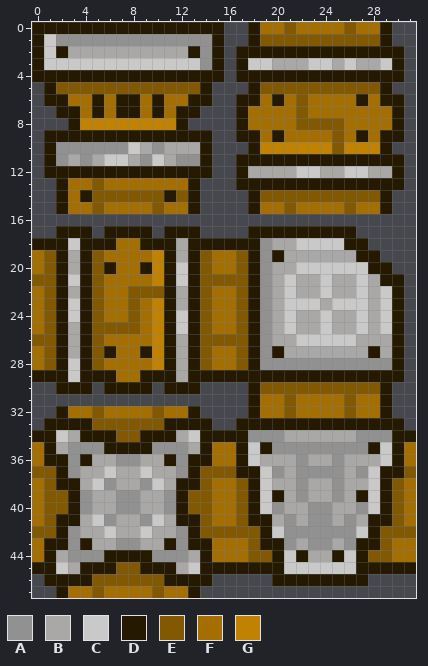
Pixel-art sprite: Assets/Tilemap/tilemap_spritesheet.png. Above: the version before the commit.
The file is 32x48 pixels.
Palette (. is transparent): A #919191  B #a9a8a7  C #c9c9c9  D #251900  E #825800  F #a46f00  G #c08200
Pixels before, first column x 0:
 0 DDDDDDDDDDDDDDDD..DFFEFFFFEFFD..
 1 DCAAAAAAAAAAAAAD..DEEEEEEEEEED..
 2 DCDBBBBBBBBBBDAD.DDDDDDDDDDDDDD.
 3 DCCCCCCCCCCCCCAD.DCCBBBCCBCBBCD.
 4 DDDDDDDDDDDDDDDD.DDDDDDDDDDDDDD.
 5 .DEEEEEEEEEEEED...DEEEEEEEEEED..
 6 .DDFFDFDDFDFFDD..DDFDFEFFFFDFDD.
 7 ..DDFDFDDFDFDD...DFFFFEFFFFFFFD.
 8 ...DGGGGGGGGD....DFFFFEEEEFFFFD.
 9 .DDDDDDDDDDDDDD..DDFDFFFFEFDFDD.
10 .DAAAAAACBABBBD...DGGGGGGEGGGD..
11 .DABABCCBACBAAD..DDDDDDDDDDDDDD.
12 .DDDDDDDDDDDDDD..DBBBBCCBBCCBBD.
13 ..DFFEFFFFFFFD...DDDDDDDDDDDDDD.
14 ..DFDEEEEEEDED....DEEEEEEEEEED..
15 ..DFFEFFFFEFFD....DFFEFFFFEFFD..
16 ................................
17 ..DDD.DDDD.DDD....DDDDDDDDD.....
18 DDDCDDDFFDDDBDDDDDDABBCCCCDD....
19 FEDBDEFFFFGDBDEFFEDADBBBBBBDD...
20 FEDBDEDFFDGDCDEFFEDABBCCCCCCDD..
21 EEDCDEFFFFGDCDEEEEDABCBBCBBCBDD.
22 FEDBDEFFEEEDBDEFFEDABCBBCBBCBCD.
23 FEDCDEFFEFGDBDEFFEDABCCCBCCCBCD.
24 FEDCDEFFEFGDCDEFFEDABCBBCBBCBCD.
25 FEDBDEEEEFGDCDEFFEDABCBBCBBCBCD.
26 EEDBDEFFFFGDBDEEEEDABBCCCCCBBBD.
27 FEDBDEDFFDGDBDEFFEDADBBBBBBBDBD.
28 FEDCDEFFFFGDBDEFFEDAAAAAAAAAAAD.
29 DDDCDDDFFDDDBDDDDDDDDDDDDDDDDDD.
30 ..DDD.DDDD.DDD....DEEEEEEEEEED..
31 ..................DFFEFFFFEFFD..
32 ..DFFEFFFFEFFD....DFFEFFFFEFFD..
33 .DDDDEEEEEEDDDD..DDDDDDDDDDDDDD.
34 DDCBDDDEEDDDBCDDDDAAABBBBBBAAADD
35 FDBAAADDDDAAABDFFDCDAAAAAAAADCDF
36 FDDADBBAABBDADDFFDCBBBABBABBBCDF
37 EEDABBCBBCBBADEEEDDCABAAAABACDDE
38 FEDDBCABBACBDDEFFEDCBBABBABBCDEF
39 FEEDABBAABBADEEFFEDCDBABBABDCDEF
40 FEEDABBAABBADEEFFEDCABBAABBACDEF
41 FEDDBCABBACBDDEFFEDDBABAABABDDEF
42 EEDABBCBBCBBADEEEEEDCAAAAAACDEEE
43 FDDADBBAABBDADDFFFEDDABAABADDEFF
44 FDBAAADDDDAAABDFFFEEDCDBBDCDEEFF
45 DDCBDDDEEDDDBCDDDDDDDCCCCCCDDDDD
46 .DDDDEEEEEEDDDD.....DDDDDDDD....
47 ..DFFEFFFFEFFD..................
And afterwards:
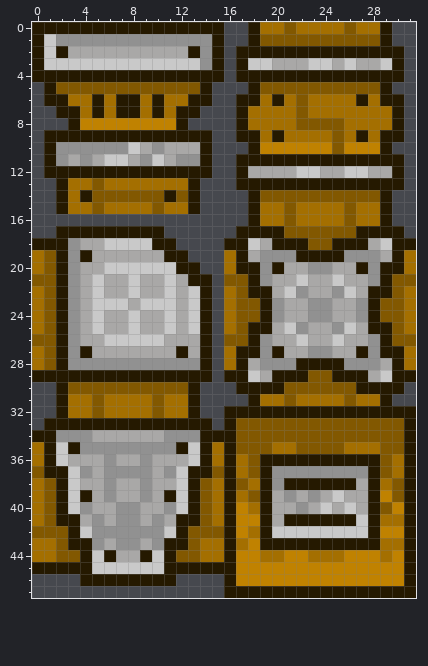
Edits made:
Changed rows in their new state; - is an unchanged pixel.
first column x 1:
16 -----------------DFFEFFFFEFFD--
17 ----D----D...---D---EEEEEEDDDD-
18 --ABBCCCC--....--CBDDDEED--BCDD
19 --A-BBBBBB-D...-DB-AADDDDAAABDF
20 --ABBCCCCCCD-..-D--D-BAABBDA-DF
21 --ABCBBCBBCB-D.-----BC-BC-BA-EE
22 --ABCBBCBBC-CD.---D--A-BACBDDEF
23 --ABCCCBCCC-CD.--EDABBAABBADEEF
24 --ABCBBCBBCBCD.--EDAB-AA--ADEEF
25 --ABCBBCBBCBCD.---D--A-BACBDDEF
26 --ABBCCCCCB-BD.-------BB-B-ADEE
27 --A-BBBBBBBDBD.-D-----AA--DAD-F
28 --AAAAAAAAAAAD.-DB---DDDD---B-F
29 --D---DD---D--.--CB---EE---BC-D
30 --EEEEEEEEEE----D-DD------DD-D-
31 -DFFEFFFFEFFD------------------
32 ---------------DD-DDDDDDDDDD-DD
33 ----DDDDDD-----DEEEEEEEEEEEEEED
34 -AAABBBBBBAAA---EEEEEEEEEEEEEE-
35 -CD--AAAA--DC--DEEEFFEEEEFFFEED
36 -CBB-ABBA-BBC--DFEDDDDDDDDDDEFD
37 D-CA-AAAA-AC-D-DFED-A----A-DEFD
38 --C-B----B-C---D-FDADDDDDD-DF-D
39 -DCD-ABBA-DCD--DFEDBABA-C-BDG-D
40 -DC--------CD--DGFDB-ABC-CBDEGD
41 ----ABAABA-----DGG--DDDDDDC-FFD
42 -EDCAAAAAACDE--DGF--CCCCCC--GGD
43 FED-A----A-DEF-D-G--DDDDDD--F-D
44 FEEDC-BB-CDEEF-DGGFFGGFFFGGGFGD
45 -DD-CCCCCC-DD---GGGGGGGGGGGGGG-
46 ...-DDDDDD-...-DGGGGGGGGGGGGGGD
47 -............--DDDDDDDDDDDDDDDD
Boxes around the changes in both pictures, in picture pixels (x1, y1, x2, y2):
changed: (44, 214, 416, 598)
